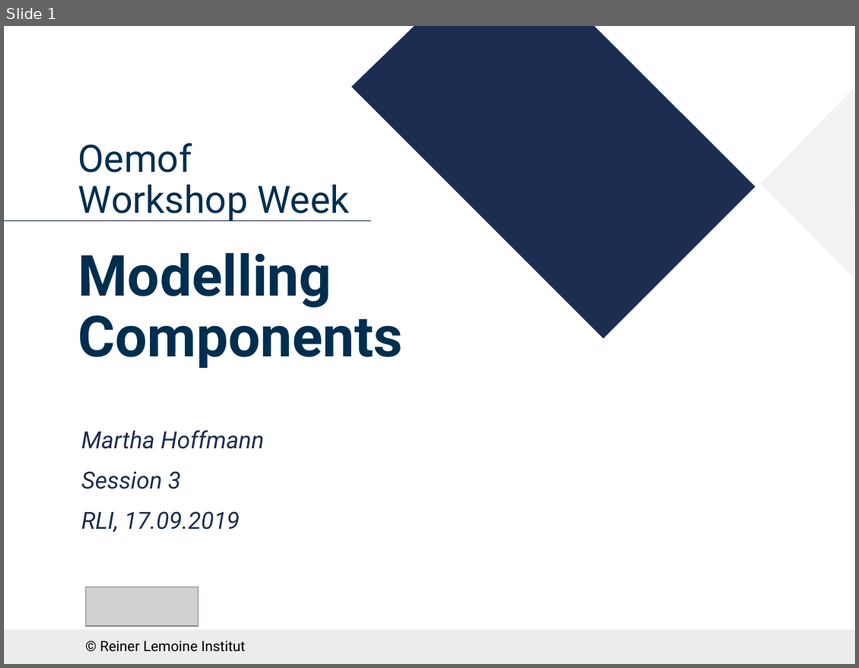
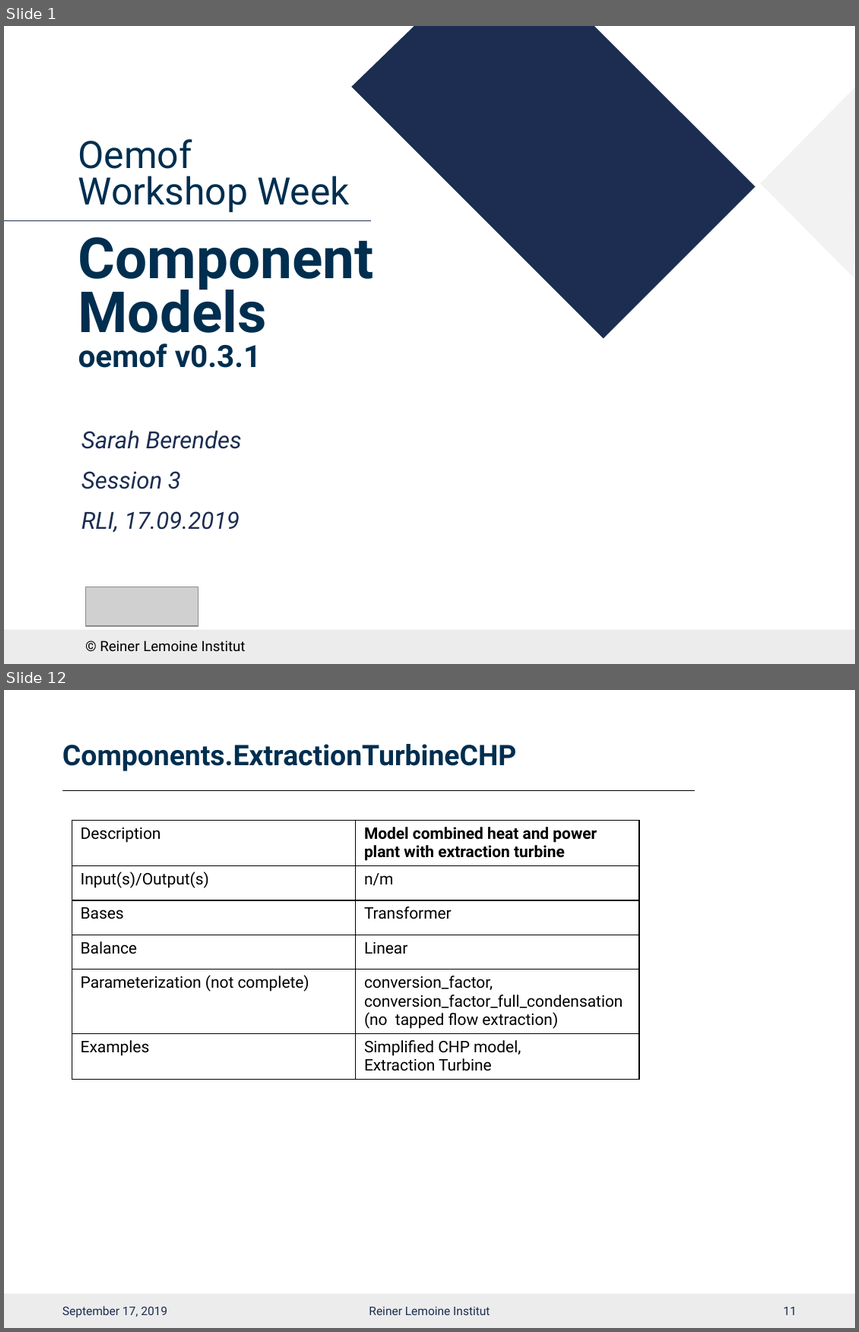
Before and after one commit to smartie2076/oemof_workshop, a slide deck: Oemof_Workshop_05_Components.pptx. Shown one above the other, each under a label of ours: slide 1 before the commit, slides 1 and 12 after it; the slides between them are not shown. The pictures are 859x668 and 859x1332 pixels, drawn with LibreOffice and Linux fonts; fonts in the diff are those of the drawing; grey boxes stand for pictures; background and template pictures are left out. Boxes give left, top, right and bottom in pixels: in the first picture for what was removed or moved away, otherwise in the second. Text is boxed around its words. In the diff, an @@ line names an element or a change of style, - is before the commit and + after.

Commit message:
model_components workshop material is uploaded

```diff
--- a/Oemof_Workshop_05_Components.pptx
+++ b/Oemof_Workshop_05_Components.pptx
@@ slide 12 added at [4,690,855,1328], background #FFFFFF; not listed: 1 template element that a slide beside it also shows @@
@@ title added at [63,744,517,771], 24 pt, text #002E4F, bold @@
+Components.ExtractionTurbineCHP
@@ line added from (63, 790) to (694, 790), #000000 0.5 pt @@
@@ table added at [72,820,639,1179], 6 rows, 2 columns @@
+Description | Model combined heat and power plant with extraction turbine
+Input(s)/Output(s) | n/m
+Bases | Transformer
+Balance | Linear
+Parameterization (not complete) | conversion_factor, / conversion_factor_full_condensation (no tapped flow extraction)
+Examples | Simplified CHP model, / Extraction Turbine
@@ text added at [63,1306,167,1318], 10 pt, text #1C2D51 @@
+September 17, 2019
@@ text added at [369,1307,490,1315], 10 pt, text #1C2D51 @@
+Reiner Lemoine Institut
@@ page number added at [784,1307,797,1315], 10 pt, text #1C2D51 @@
+11
@@ slide 1 changed as well @@
@@ text at [78,139,374,368]: text changed; size 48 to 32 pt @@
-Oemof
-Workshop Week
-Modelling Components
+Oemof
+Workshop Week
+Component Models
+oemof v0.3.1
@@ subtitle at [82,430,242,449]: text changed @@
-Martha Hoffmann
+Sarah Berendes
```
Also in this commit, not shown: 2 other slides changed, 18 other slides added, 3 slides removed, 5 other files.
